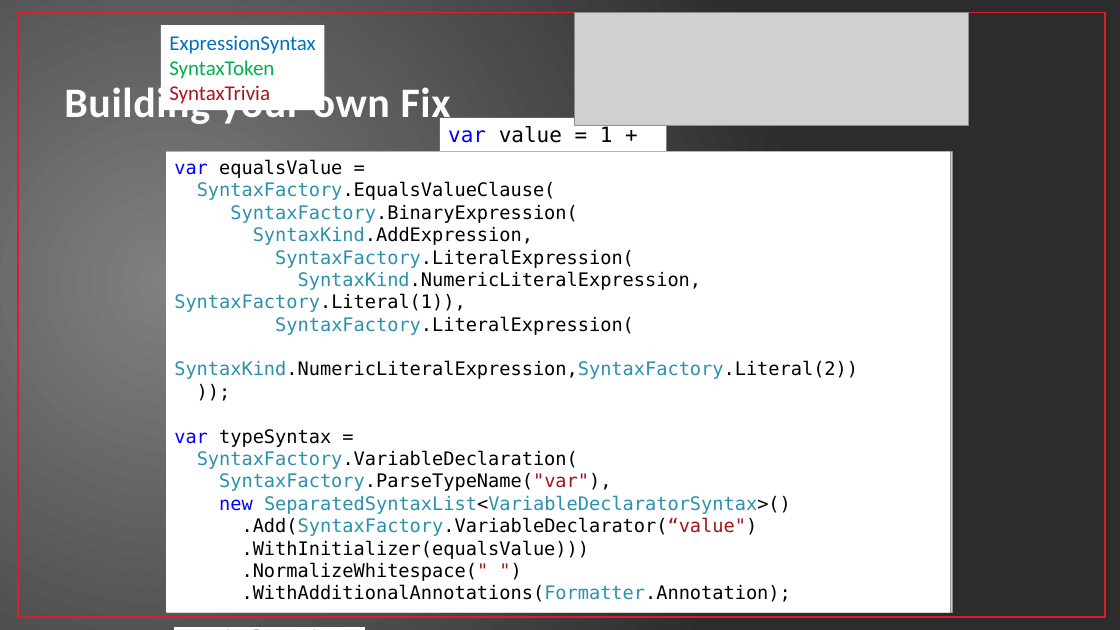
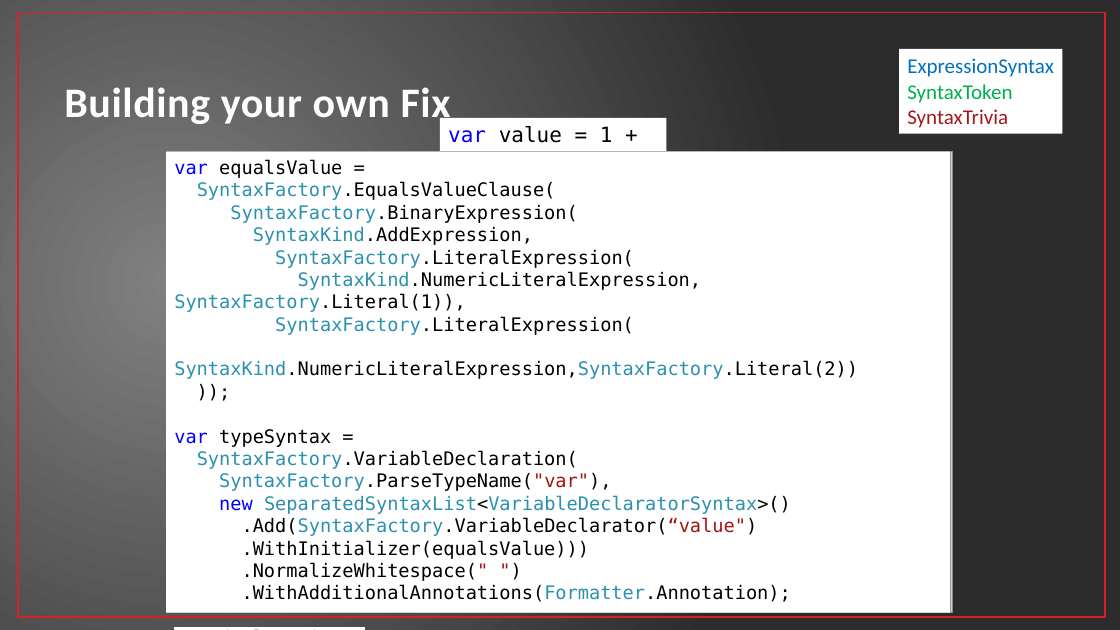
Before and after one commit to jwooley/RoslynAndYou, a slide deck: slide 8 of RoslynAndYou.pptx (slide 9 before the commit). Drawn at 1120x630 pixels with LibreOffice and Linux fonts; fonts in the diff are those of the drawing; grey boxes stand for pictures. Boxes give left, top, right and bottom in pixels: in the first picture for what was removed or moved away, otherwise in the second. Text is boxed around its words. In the diff, an @@ line names an element or a change of style, - is before the commit and + after.

Commit message:
Updating slide deck for RTM

```diff
--- a/RoslynAndYou.pptx
+++ b/RoslynAndYou.pptx
@@ picture removed at <box>574,13,969,125</box> @@
@@ rectangle "ExpressionSyntax": place and size @@
-rectangle "ExpressionSyntax" at <box>161,25,324,110</box>
+rectangle "ExpressionSyntax" at <box>899,49,1062,134</box>
```
Also in this commit, not shown: 2 other slides changed, 1 slide removed.
